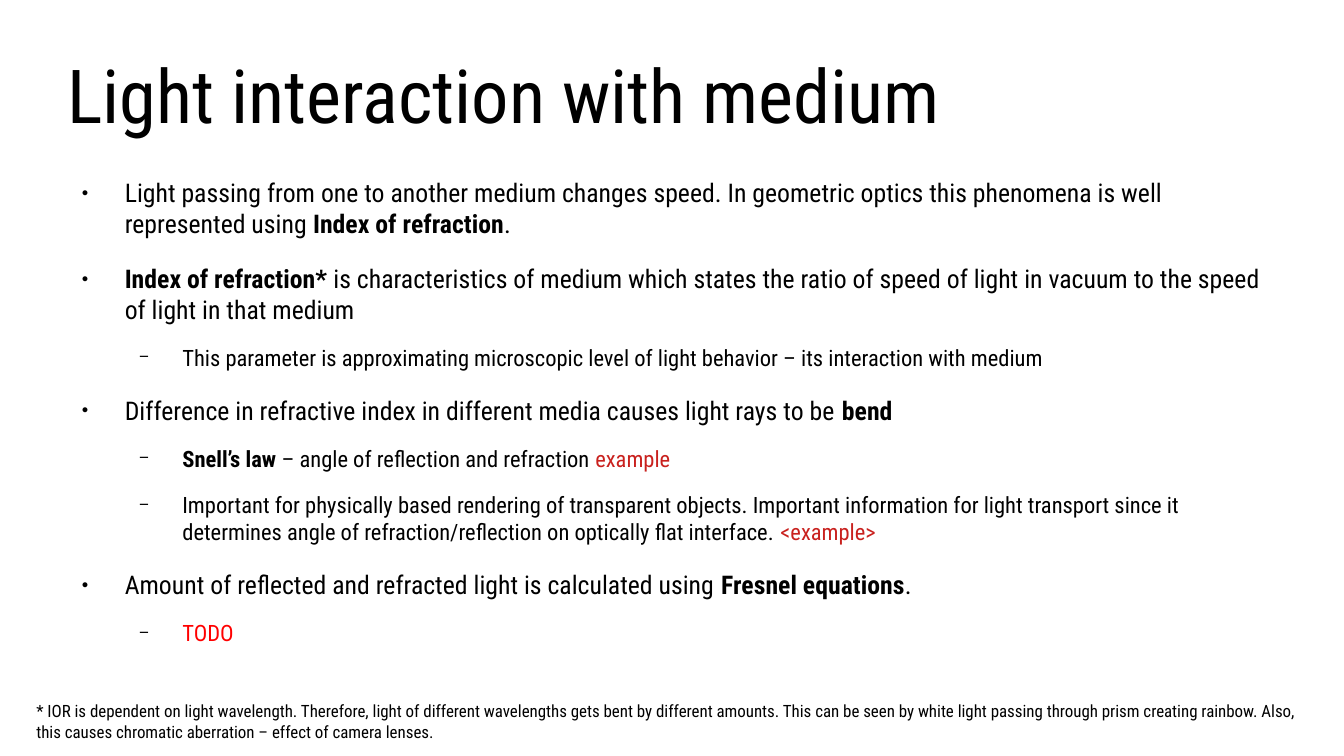
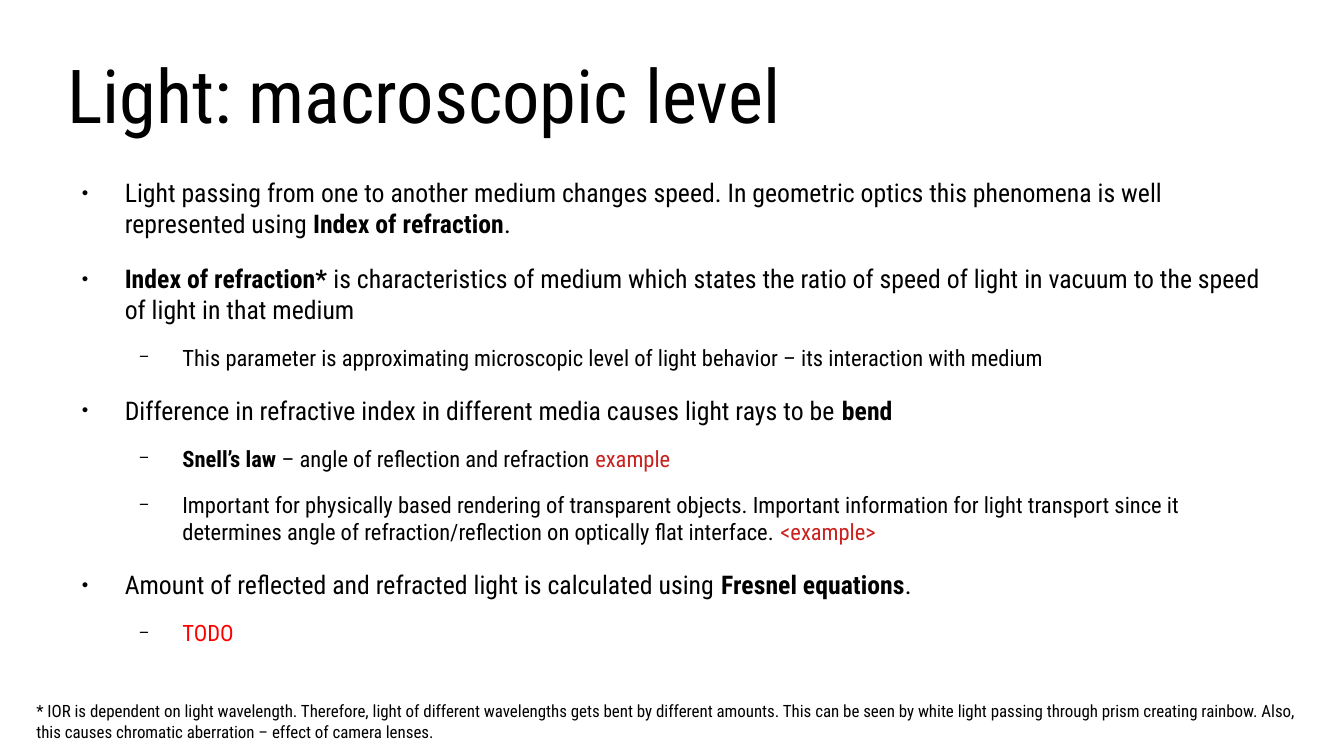
Before and after one commit to lorentzo/IntroductionToComputerGraphics, a slide deck: slide 21 of lectures/3_foundations_3d_scene/3_3_light.odp (slide 5 before the commit). Drawn at 1344x756 pixels with LibreOffice and Linux fonts; fonts in the diff are those of the drawing. Boxes give left, top, right and bottom in pixels: in the first picture for what was removed or moved away, otherwise in the second. Text is boxed around its words. In the diff, an @@ line names an element or a change of style, - is before the commit and + after.

Commit message:
light

```diff
--- a/lectures/3_foundations_3d_scene/3_3_light.odp
+++ b/lectures/3_foundations_3d_scene/3_3_light.odp
@@ title at (x1=67, y1=67, x2=780, y2=139): text changed @@
-Light interaction with medium
+Light: macroscopic level
```
Also in this commit, not shown: 2 other slides changed, 19 slides added, 2 other files.
